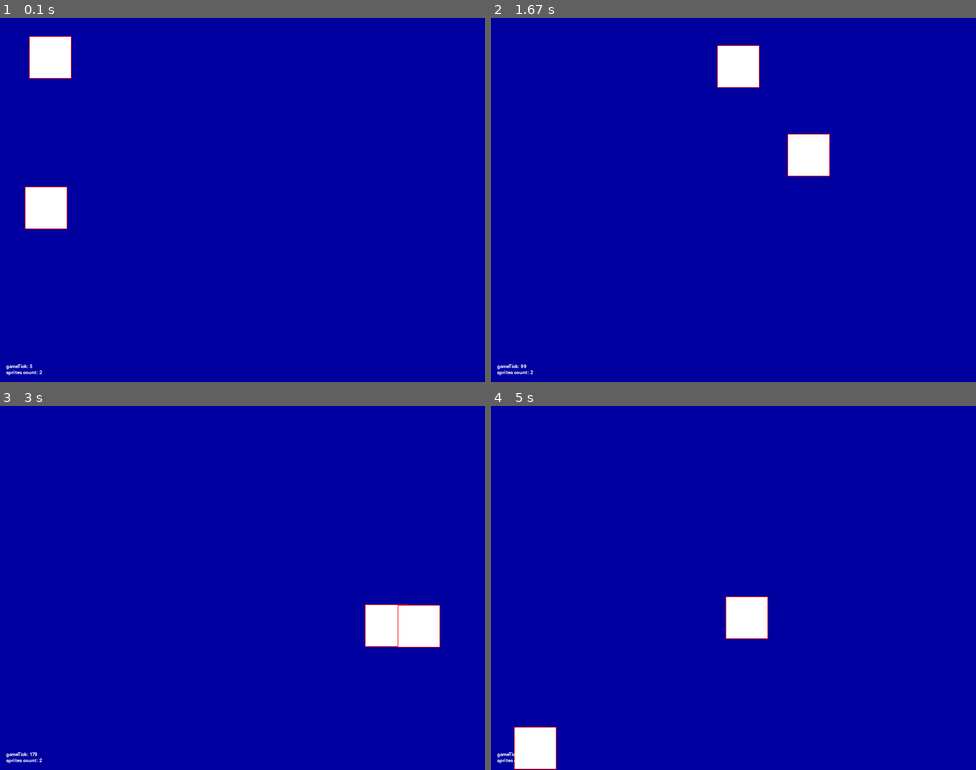
Above: before the commit, frames 1-4 (two rows, left to right).
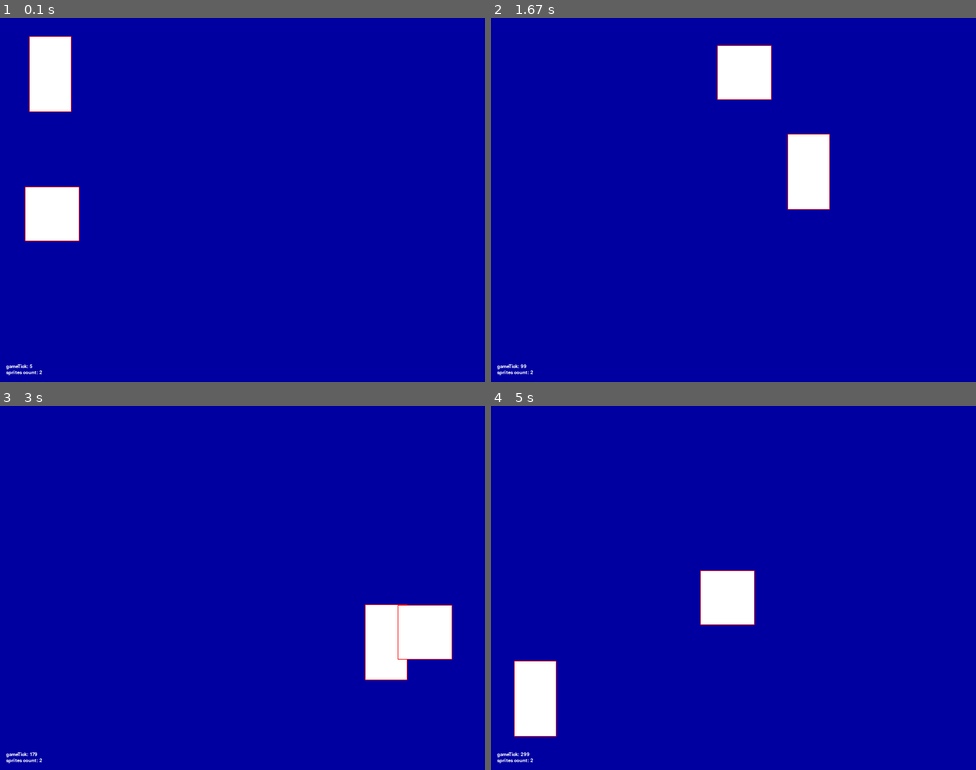
Above: after the commit, the same moments.

Repository: connorsadler/pygamehelperpublic
Game: pygame game, started from samplegame1_theBasics.py
Same seed, same stepped clock (60 frames per second), same inputs: the game is played once before the commit and once after it.
Inputs:
- Up to frame 1 (0.1 s): no input
- Up to frame 2 (1.67 s): no input
- Up to frame 3 (3 s): no input
- Up to frame 4 (5 s): no input

The runs differ from the first frame. In frame 1, 1.5% of the frame differs, in the area x 5-17%, y 16-62%; in frame 2, 1.5%; in frame 3, 1.4%; in frame 4, 4.2%, in the area x 4-58%, y 45-100%.

Commit message:
improvements to allow you to set each box's size

Diff:
--- a/samplegame1_theBasics.py
+++ b/samplegame1_theBasics.py
@@ -24,8 +24,8 @@
 # and bounces
 #
 class Box(Sprite):
-    def __init__(self, x, y, angle):
-        super().__init__(x, y, 70, 70)
+    def __init__(self, x, y, angle, sizex, sizey):
+        super().__init__(x, y, sizex, sizey)
         self.angle = angle
         self.setBounceOfEdgeOfScreen()
 
@@ -48,8 +48,11 @@
         # Create any initial instances of your sprites here
         #
         # Create a couple of boxes which will bounce around
-        pygamehelper.addSprite(Box(20, 20, 110))
-        pygamehelper.addSprite(Box(20, 300, 45))
+        pygamehelper.addSprite(Box(20, 20, 110, 70, 125))
+        pygamehelper.addSprite(Box(20, 300, 45, 90, 90))
+        # TODO: You can add more boxes here if you like
+        #pygamehelper.addSprite(Box(20, 150, 45, 90, 90))
+
 
     #
     # TODO
